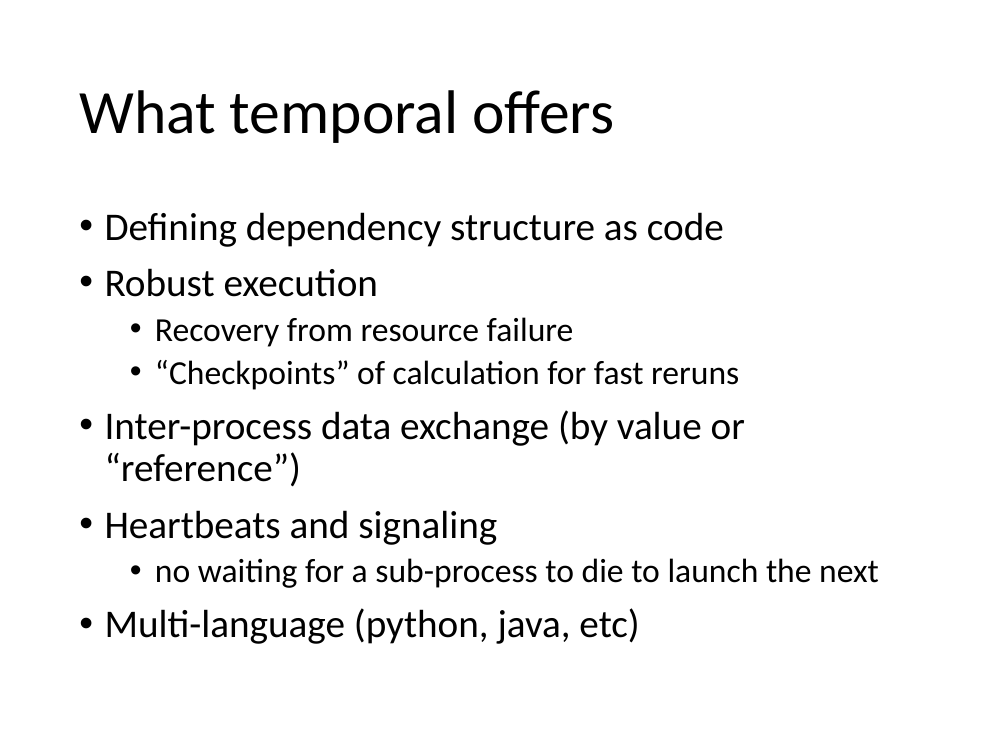
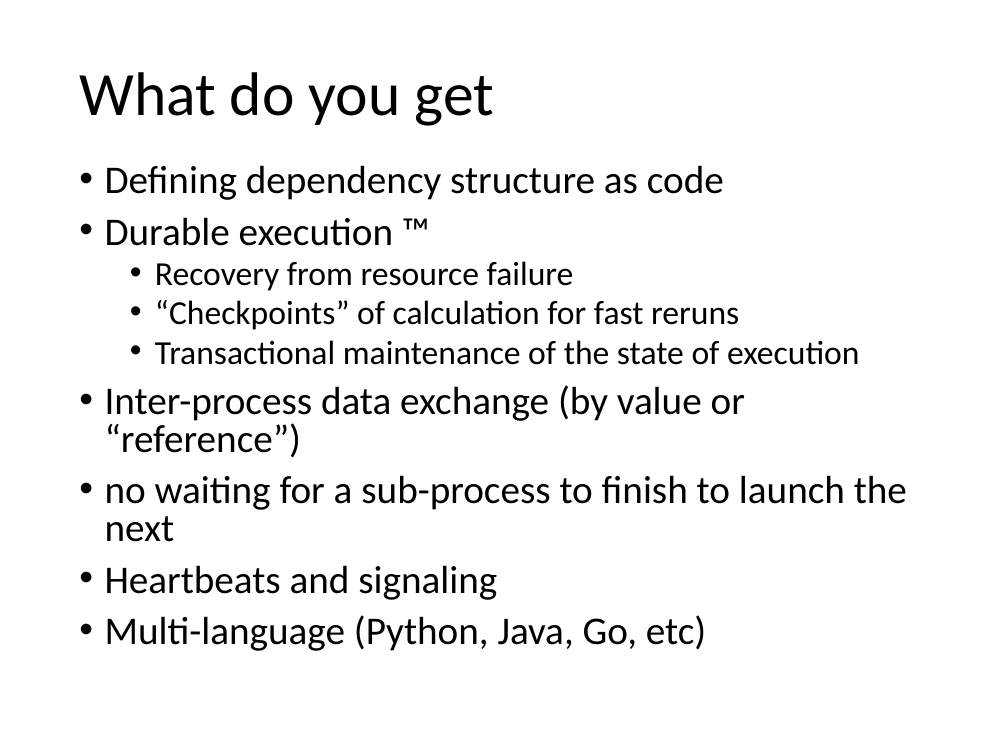
Before and after one commit to zconsult/am_temporal, a slide deck: slide 4 of Temporal.pptx. Drawn at 1008x756 pixels with LibreOffice and Linux fonts; fonts in the diff are those of the drawing. Boxes give left, top, right and bottom in pixels: in the first picture for what was removed or moved away, otherwise in the second. Text is boxed around its words. In the diff, an @@ line names an element or a change of style, - is before the commit and + after.

```diff
--- a/Temporal.pptx
+++ b/Temporal.pptx
@@ title at <box>79,72,493,126</box>: text changed @@
-What temporal offers
+What do you get
@@ text "Defining dependency structure as code": place and size @@
-text "Defining dependency structure as code" at <box>105,212,879,644</box>
+text "Defining dependency structure as code" at <box>105,165,907,651</box>
@@ text at <box>105,165,745,600</box>: line spacing 0.9 to 0.8 @@
@@ text at <box>105,217,430,246</box>: text changed @@
-• Robust execution
+• Durable execution ™
@@ text at <box>155,340,860,365</box>: paragraph added @@
+  • Transactional maintenance of the state of execution
@@ text at <box>105,475,907,542</box>: paragraph added @@
+• no waiting for a sub-process to finish to launch the next
@@ text at <box>105,615,706,651</box>: text changed; size 24 to 28 pt @@
-  • no waiting for a sub-process to die to launch the next
-• Multi-language (python, java, etc)
+• Multi-language (Python, Java, Go, etc)
```
Also in this commit, not shown: 3 other slides changed, 3 slides added, 1 other file.
